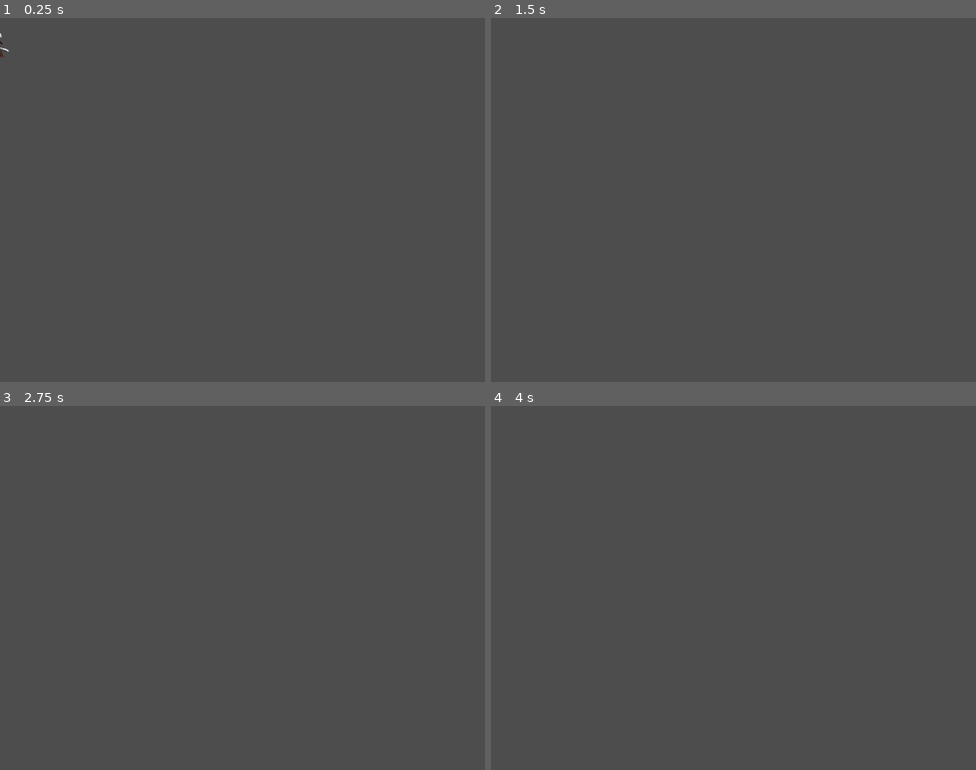
Above: before the commit, frames 1-4 (two rows, left to right).
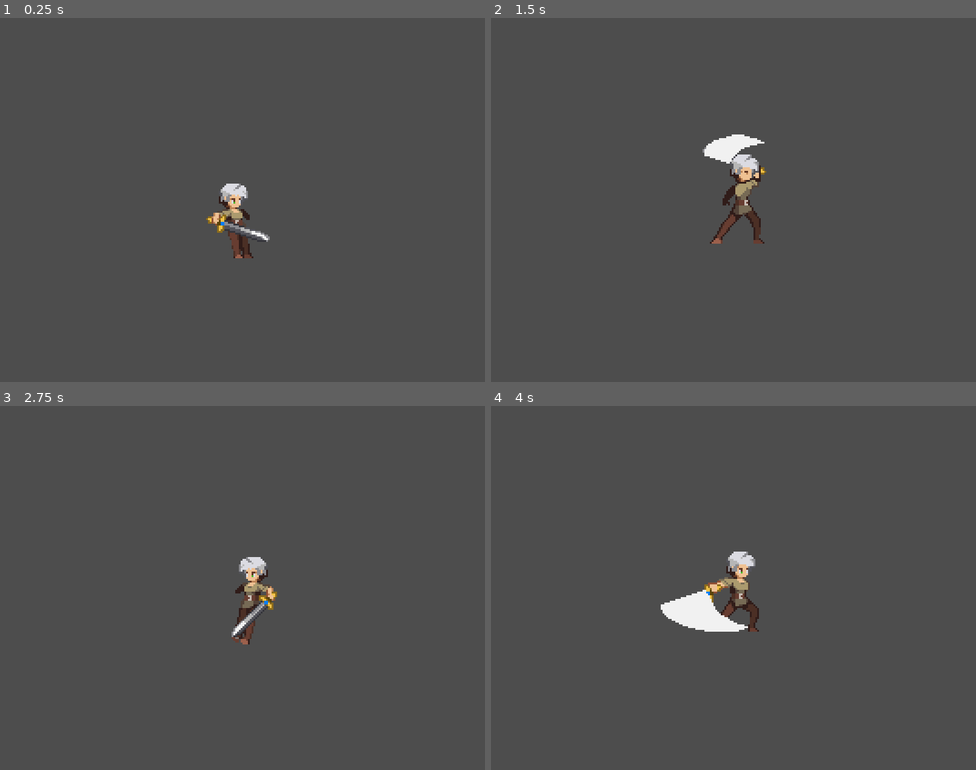
Above: after the commit, the same moments.

Repository: AnthonyUnipar/RPG-SemanaAcademica
Game: Godot game, scene res://Cenas/node_2d.tscn
The game is run twice, just before and just after one commit, with the same random seed, the same clock (stepped at 60 frames per second) and the same inputs.
Inputs:
- Up to frame 1 (0.25 s): no input
- Up to frame 2 (1.5 s): hold D (mov_right) from 0.53 s (still down); tap Keypad 4 (attack) at 0.6, 1.35 s; tap Space (jump) at 0.77 s
- Up to frame 3 (2.75 s): tap Space (jump) at 1.52 s; release D (mov_right) at 2.03 s; hold A (mov_left) from 2.03 s (still down); tap Keypad 4 (attack) at 2.1 s
- Up to frame 4 (4 s): release A (mov_left) at 2.78 s; hold D (mov_right) from 2.78 s (still down); tap Keypad 4 (attack) at 2.85, 3.6 s; tap Space (jump) at 3.02, 3.77 s

The runs differ from the first frame. In frame 1, 1.0% of the frame differs, in the area x 0-56%, y 4-66%; in frame 2, 1.6%; in frame 3, 1.0%; in frame 4, 2.0%, in the area x 35-56%, y 40-62%.

Commit message:
Add files via upload

Diff:
--- a/rpg-godot/Cenas/map.tscn
+++ b/rpg-godot/Cenas/map.tscn
@@ -6,15 +6,10 @@
 [sub_resource type="TileSetAtlasSource" id="TileSetAtlasSource_l5or6"]
 texture = ExtResource("1_q5mwq")
 0:0/0 = 0
-0:0/0/physics_layer_0/polygon_0/points = PackedVector2Array(-6, 8, -6, 7, -5, 7, -5, 6, -2, 6, -2, 5, -3, 5, -3, 4, 1, 4, 1, 3, 4, 3, 4, 4, 5, 4, 5, 2, 6, 2, 6, 3, 7, 3, 7, 4, 8, 4, 8, 8)
 1:0/0 = 0
-1:0/0/physics_layer_0/polygon_0/points = PackedVector2Array(-6, 8, -6, 7, -5, 7, -5, 6, -2, 6, -2, 5, -3, 5, -3, 4, 1, 4, 1, 3, 4, 3, 4, 4, 5, 4, 5, 2, 6, 2, 6, 3, 7, 3, 7, 4, 8, 4, 8, 8)
 2:0/0 = 0
-2:0/0/physics_layer_0/polygon_0/points = PackedVector2Array(-6, 8, -6, 7, -5, 7, -5, 6, -2, 6, -2, 5, -3, 5, -3, 4, 1, 4, 1, 3, 4, 3, 4, 4, 5, 4, 5, 2, 6, 2, 6, 3, 7, 3, 7, 4, 8, 4, 8, 8)
 3:0/0 = 0
-3:0/0/physics_layer_0/polygon_0/points = PackedVector2Array(-6, 8, -6, 7, -5, 7, -5, 6, -2, 6, -2, 5, -3, 5, -3, 4, 1, 4, 1, 3, 4, 3, 4, 4, 5, 4, 5, 2, 6, 2, 6, 3, 7, 3, 7, 4, 8, 4, 8, 8)
 4:0/0 = 0
-4:0/0/physics_layer_0/polygon_0/points = PackedVector2Array(-6, 8, -6, 7, -5, 7, -5, 6, -2, 6, -2, 5, -3, 5, -3, 4, 1, 4, 1, 3, 4, 3, 4, 4, 5, 4, 5, 2, 6, 2, 6, 3, 7, 3, 7, 4, 8, 4, 8, 8)
 6:0/0 = 0
 7:0/0 = 0
 9:0/0 = 0
--- a/rpg-godot/Cenas/node_2d.tscn
+++ b/rpg-godot/Cenas/node_2d.tscn
@@ -311,3 +311,6 @@
 [node name="CollisionShape2D" type="CollisionShape2D" parent="AttackHitbox" unique_id=974075780]
 shape = SubResource("RectangleShape2D_kdubu")
 debug_color = Color(0.9852844, 0.07294289, 0.24985558, 0.41960785)
+
+[node name="Camera2D" type="Camera2D" parent="." unique_id=1642842278]
+zoom = Vector2(3, 3)
